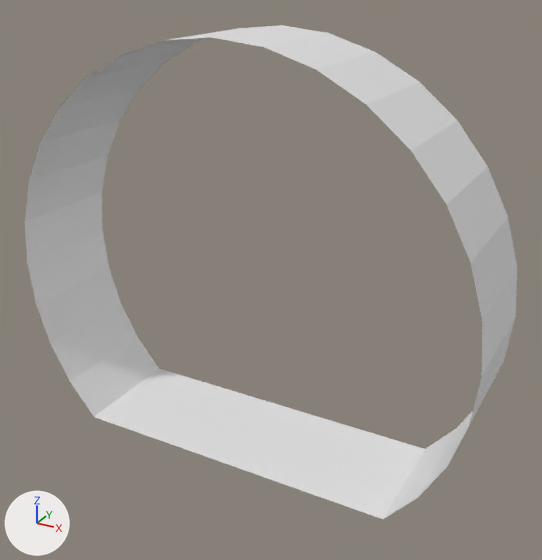
Two versions of the Blender file Blender/Tunnel.blend, one commit apart.
One viewpoint serves both versions: a 50 mm lens placed at (7.37, -12.58, 10.24), pointed at (0.35, 0.19, 3.86). Lighting does not change. The marker at lower left points along +X, +Y and +Z. The first picture is the older version.

The scene before the commit, as lines of its bpy script (objects in view):
```python
me_cylinder = bpy.data.meshes.new('Cylinder')
me_cylinder.from_pydata(...)  # 50 vertices, 25 faces; spans x -8.88..0.0, y -1.3..1.3, z -5.2..5.2
ob_cylinder = bpy.data.objects.new('Cylinder', me_cylinder)
ob_cylinder.location = (0.0, 0.0, 0.0)
ob_cylinder.rotation_euler = (0.0, 1.571, 0.0)  # degrees (0, 90, 0)
```
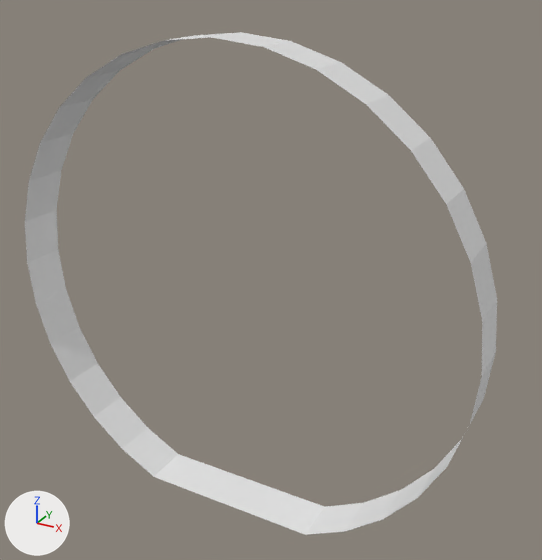
The newer file is also turned or shifted as a whole; pictures and numbers use the older file's frame.

Edits to the bpy script that builds the scene:
```text
Change me_cylinder:
    used by ob_cylinder; location = (0.0, 0.0, 0.0); rotation_euler = (0.0, 1.571, 0.0), in degrees (0, 90, 0)
    remove me_cylinder.from_pydata(...)  # 50 vertices, 25 faces; spans x -8.88..0.0, y -1.3..1.3, z -5.2..5.2
    add me_cylinder.from_pydata(...)  # 58 vertices, 29 faces; spans x -8.88..1.13, y -1.3..-0.3, z -5.2..5.2
    me_cylinder part 1
    1 face is deleted
    25 vertices in x -8.88..0.0, y 1.3, z -5.2..5.2 move by (0.0, -1.6, 0.0)
    8 vertices are added at x 0.65..1.13, y -1.3..-0.3, z -2.89..2.89
    5 new faces join them
```

Boxes (x1, y1, x2, y2) around the edits, measured in the pictures (542 x 560 px):
'Cylinder', reshaped
    before: (25, 25, 517, 519)
    after: (25, 32, 497, 535)
